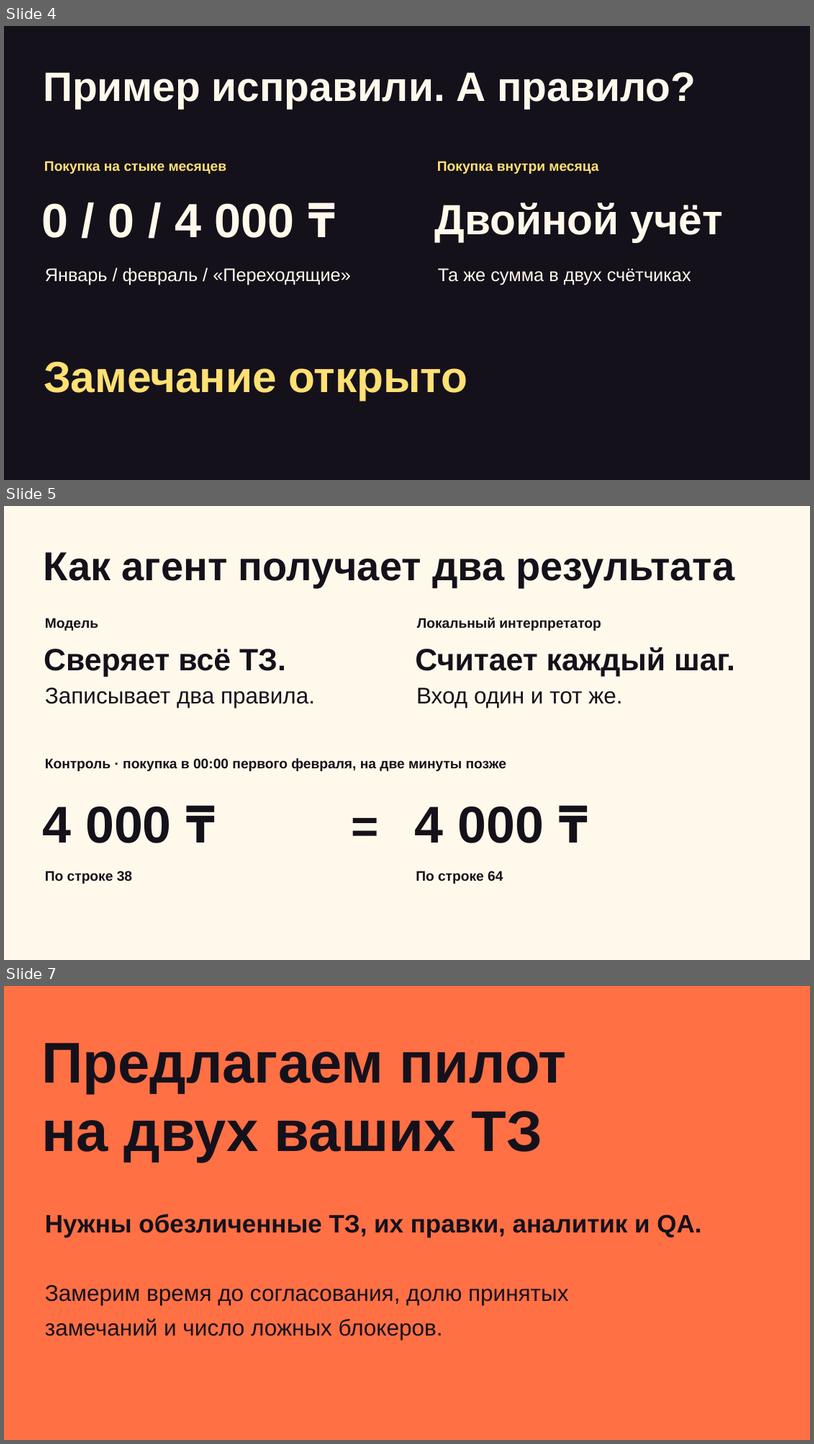
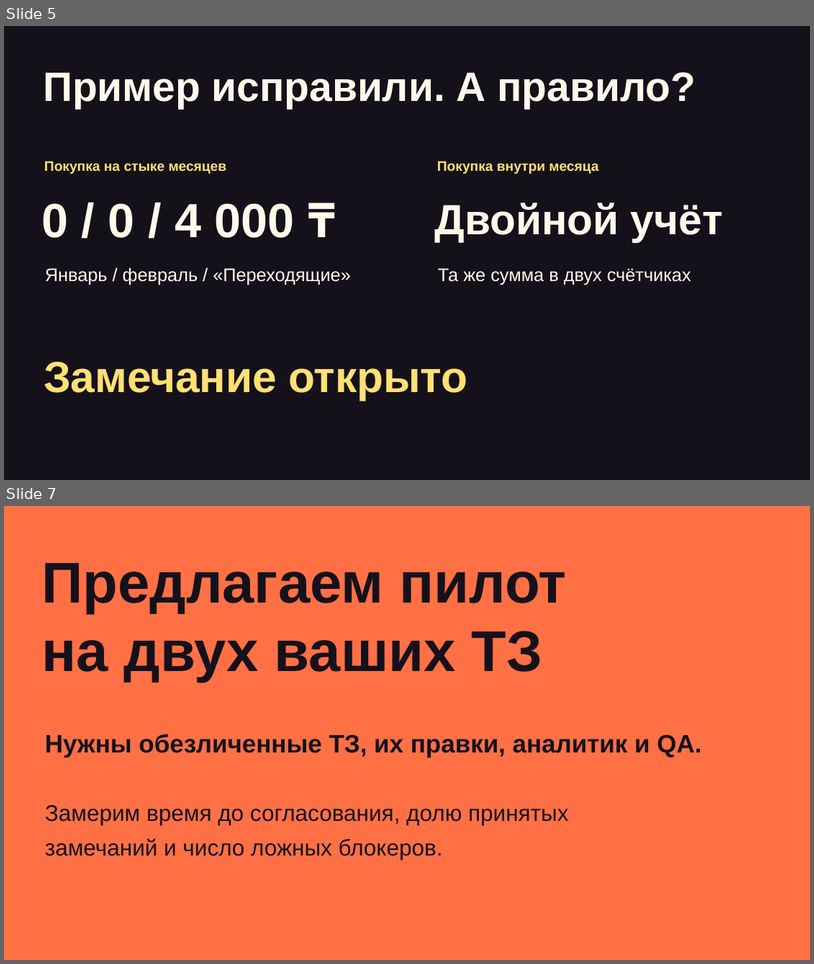
Before and after one commit to gojosatorukz/bcc-requirements-reviewer, a slide deck: presentation/bcc-pitch.pptx. Shown one above the other, each under a label of ours: slides 4, 5 and 7 before the commit, slides 5 and 7 after it; the slides between them are not shown. The pictures are 814x1444 and 814x964 pixels, drawn with LibreOffice and Linux fonts; fonts in the diff are those of the drawing. Boxes give left, top, right and bottom in pixels: in the first picture for what was removed or moved away, otherwise in the second. Text is boxed around its words. In the diff, an @@ line names an element or a change of style, - is before the commit and + after.

```diff
--- a/presentation/bcc-pitch.pptx
+++ b/presentation/bcc-pitch.pptx
@@ slide 5 removed at [4,506,810,960], background #FFF9EB @@
@@ text removed at [43,552,735,587] @@
-Как агент получает два результата
@@ text removed at [45,618,98,631] @@
-Модель
@@ text removed at [417,617,601,631] @@
-Локальный интерпретатор
@@ text removed at [44,649,286,676] @@
-Сверяет всё ТЗ.
@@ text removed at [415,647,736,676] @@
-Считает каждый шаг.
@@ text removed at [45,687,315,708] @@
-Записывает два правила.
@@ text removed at [417,687,622,708] @@
-Вход один и тот же.
@@ text removed at [45,758,507,771] @@
-Контроль · покупка в 00:00 первого февраля, на две минуты позже
@@ text removed at [42,806,172,843] @@
-4 000 ₸
@@ text removed at [352,792,409,855] @@
-=
@@ text removed at [415,806,544,843] @@
-4 000 ₸
@@ text removed at [45,870,132,883] @@
-По строке 38
@@ text removed at [416,870,503,883] @@
-По строке 64
@@ what was slide 4 is now slide 5 @@
```
Also in this commit, not shown: 3 slides changed, 1 slide added.
